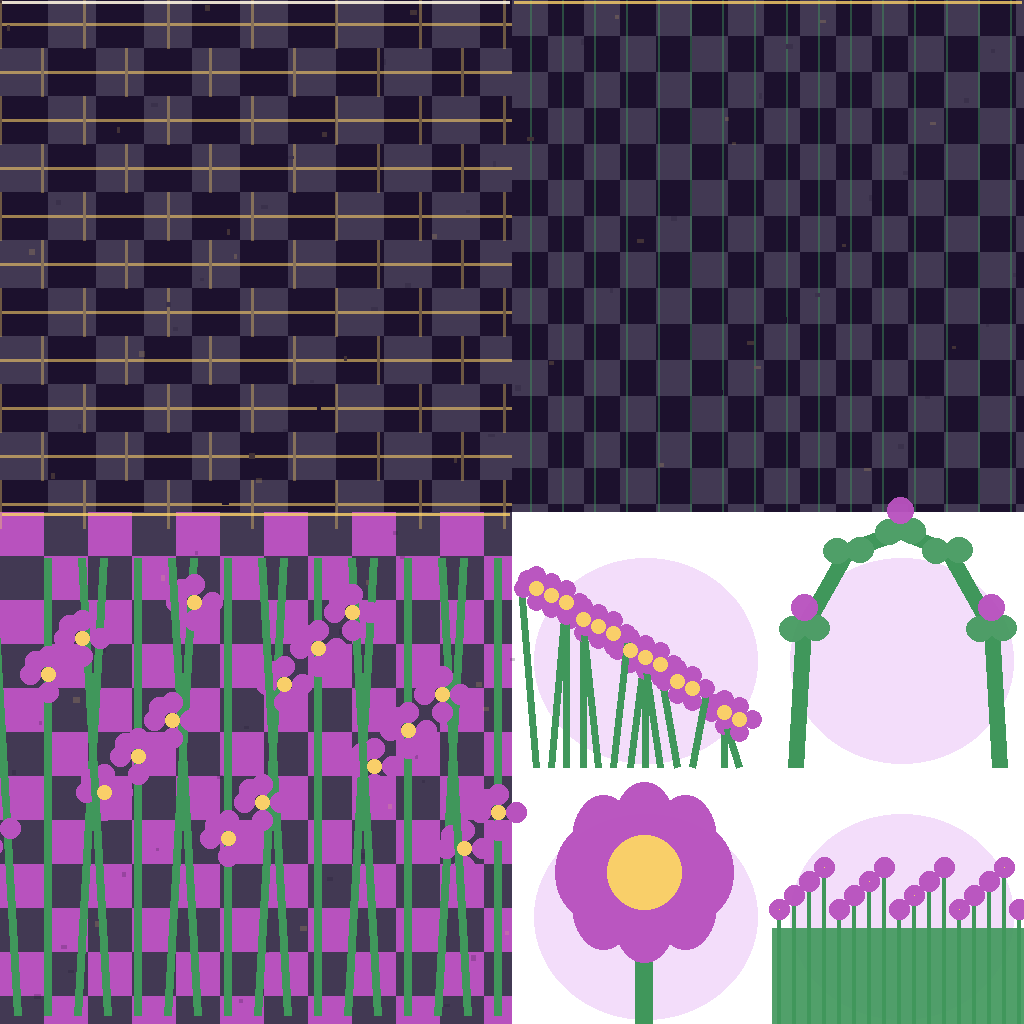
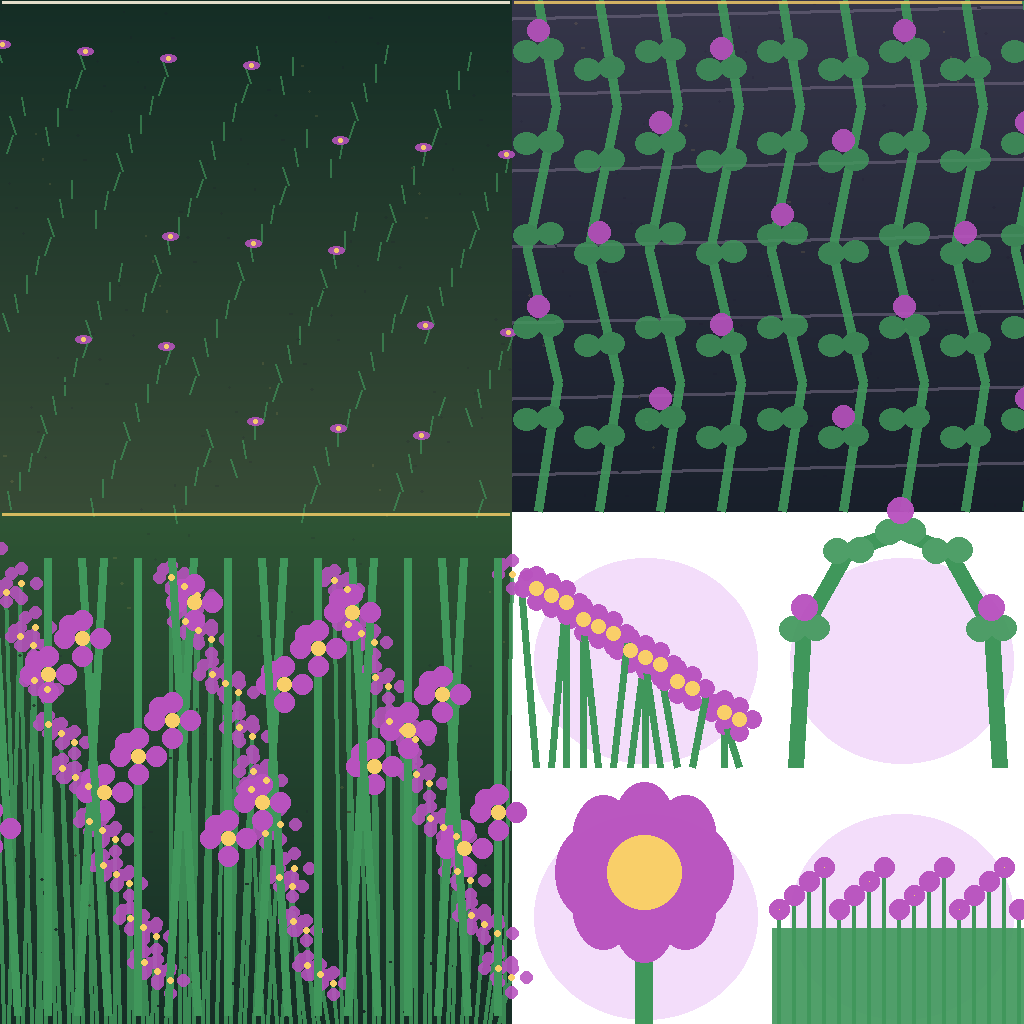
Two versions of the same layered image (w=1024, h=1024). Layer-by-layer changes:
painted on "Emissive Details" over 0, 42, 516, 987
painted on "Stage Motifs" over 0, 0, 1024, 1001
painted on "Surface Detail" over 0, 0, 1024, 1024
painted on "Base Materials" over 0, 0, 1024, 1024
